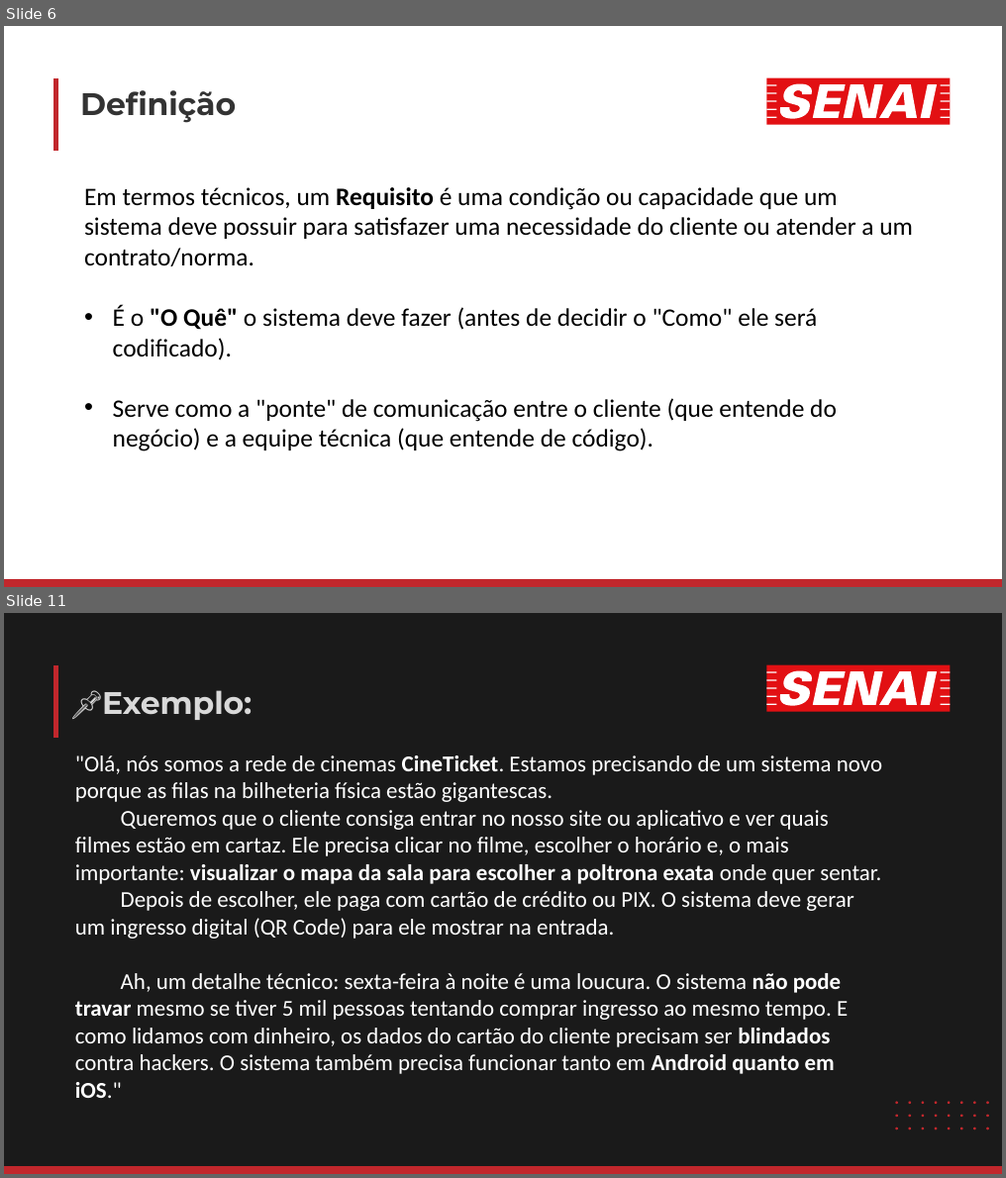
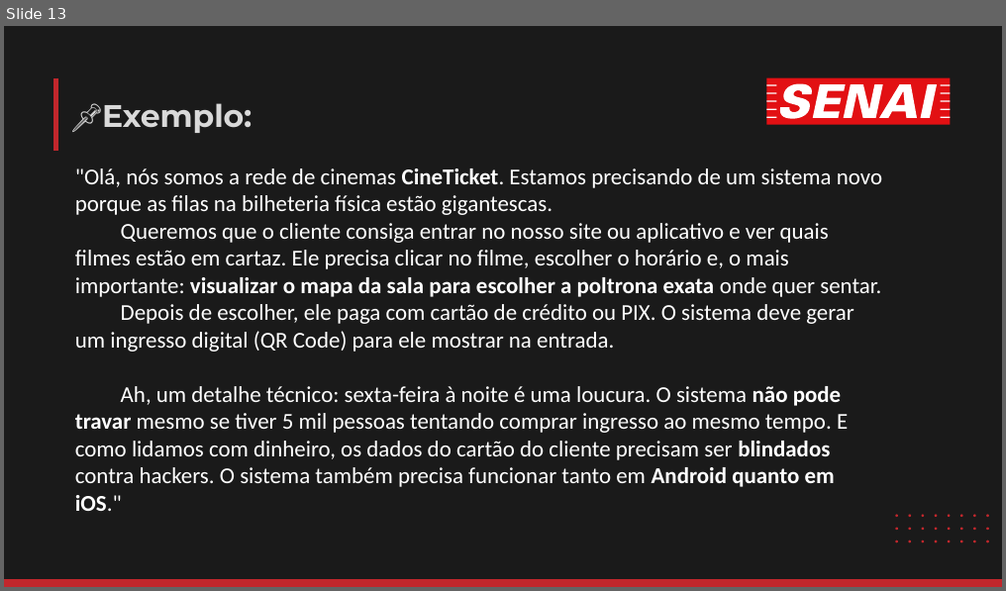
Before and after one commit to luisfernandospoljaric/senai2026, a slide deck: ds/seduc/1des/01-lopal/Aula02/LógicaAula2.pptx. Shown one above the other, each under a label of ours: slides 6 and 11 before the commit, slide 13 after it; the slides between them are not shown. The pictures are 1006x1178 and 1006x591 pixels, drawn with LibreOffice and Linux fonts; fonts in the diff are those of the drawing. Boxes give left, top, right and bottom in pixels: in the first picture for what was removed or moved away, otherwise in the second. Text is boxed around its words. In the diff, an @@ line names an element or a change of style, - is before the commit and + after.

```diff
--- a/ds/seduc/1des/01-lopal/Aula02/LógicaAula2.pptx
+++ b/ds/seduc/1des/01-lopal/Aula02/LógicaAula2.pptx
@@ slide 6 removed at [4, 26, 1002, 587], background #FFFFFF @@
@@ freeform shape removed at [56, 78, 56, 151] @@
@@ freeform shape removed at [766, 78, 949, 125] @@
@@ freeform shape removed at [766, 84, 949, 119] @@
@@ title removed at [80, 90, 236, 123] @@
-Definição
@@ text removed at [84, 187, 913, 452] @@
-Em termos técnicos, um Requisito é uma condição ou capacidade que um sistema deve possuir para satisfazer uma necessidade do cliente ou atender a um contrato/norma.
-• É o "O Quê" o sistema deve fazer (antes de decidir o "Como" ele será codificado).
-• Serve como a "ponte" de comunicação entre o cliente (que entende do negócio) e a equipe técnica (que entende de código).
@@ freeform shape removed at [4, 579, 1002, 587] @@
@@ what was slide 11 is now slide 13 @@
```
Also in this commit, not shown: 4 slides changed, 8 slides added, 5 other slides removed, 2 other files.
